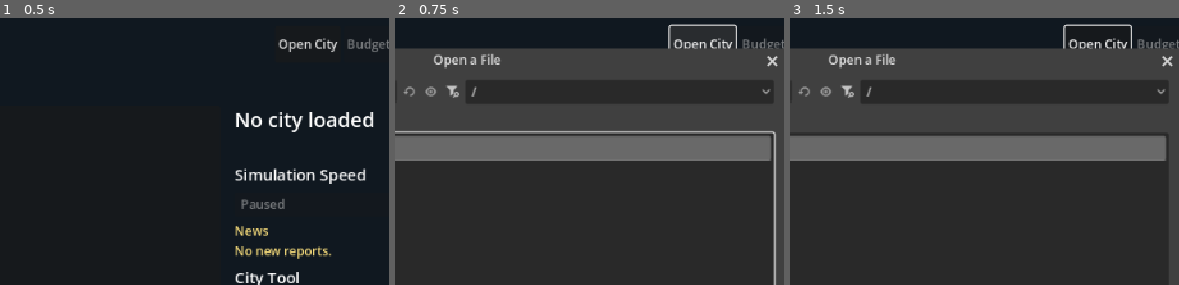
Above: before the commit, frames 1-3 (left to right).
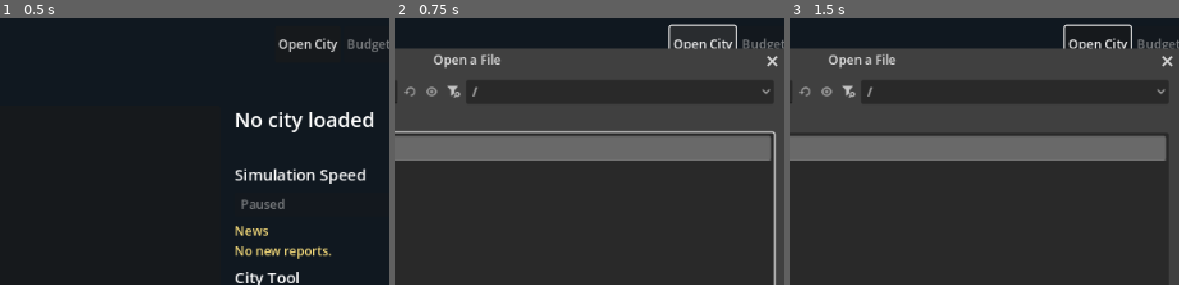
Above: after the commit, the same moments.

Repository: nicholas-ochoa/OpenSC2K
Game: Godot game, scene res://main.tscn
Two runs of this game, one before a commit and one after it. Both use one fixed random seed, a clock stepped at 60 frames per second and the inputs below.
Inputs (mouse positions are % of the whole screen's width and height, from its top left):
- Up to frame 1 (0.5 s): no input
- Up to frame 2 (0.75 s): click "Open City" at 0.5 s
- Up to frame 3 (1.5 s): click (35, 88) at 1.27 s; type "12" at 1.35 s
The pictures show only the part of the screen within x 40-90%, y 0-50%; the shares and areas given below are measured in that part.

Frame 1 is identical in both runs. In frame 2, 0.1% of the frame differs, in the area x 2-22%, y 25-30%; in frame 3, 0.1%.

Commit message:
annual facility stats

Diff:
--- a/game/src/simulation/microsim_annual_phase.gd
+++ b/game/src/simulation/microsim_annual_phase.gd
@@ -3,12 +3,28 @@
 
 const MISC_SIZE := 4800
 const MISC_TILE_COUNTS := 0x01f0
+const MISC_BUDGETS := 0x077c
+const MISC_ARCOLOGY_POPULATION := 0x1020
+const MISC_NORMAL_POPULATION := 0x102c
+const BUDGET_RECORD_SIZE := 0x006c
+const BUDGET_FUNDING := 0x04
+const BUDGET_SCHOOL := 8
+const BUDGET_COLLEGE := 9
+
+const TILE_SMALL_PARK := 0x0d
+const TILE_HYDRO_ONE := 0xc6
+const TILE_HYDRO_TWO := 0xc7
+const TILE_WIND_POWER := 0xc8
+const TILE_CITY_HALL := 0xd0
+const TILE_MUSEUM := 0xd4
+const TILE_BIG_PARK := 0xd5
 const TILE_SUBWAY_STATION := 0xe9
 const TILE_BUS_DEPOT := 0xec
 const TILE_RAIL_STATION := 0xed
-
-
-static func run_transit(
+const TILE_LIBRARY := 0xf5
+
+
+static func run(
 	city: CityState, bus_passengers: int, rail_passengers: int, subway_passengers: int
 ) -> Dictionary:
 	if city == null or not city.is_valid():
@@ -30,12 +46,63 @@
 	var subway_count := _tile_count(misc, TILE_SUBWAY_STATION)
 	var bus_count := _tile_count(misc, TILE_BUS_DEPOT)
 	var rail_count := _tile_count(misc, TILE_RAIL_STATION)
+	var counts := {
+		"hydro": 0,
+		"wind": 0,
+		"city_hall": 0,
+		"museum": 0,
+		"park": 0,
+		"library": 0,
+	}
 	var updated_subway := 0
 	var updated_bus := 0
 	var updated_rail := 0
 	for record_id in range(1, CityState.MICROSIM_COUNT):
 		var offset := record_id * CityState.MICROSIM_RECORD_SIZE
 		match int(microsims[offset]):
+			TILE_HYDRO_ONE, TILE_HYDRO_TWO:
+				var hydro_count := _tile_count(misc, TILE_HYDRO_ONE) + _tile_count(misc, TILE_HYDRO_TWO)
+				_write_u16_be(microsims, offset + 2, hydro_count)
+				_write_u16_be(microsims, offset + 4, hydro_count * 20)
+				counts.hydro += 1
+			TILE_WIND_POWER:
+				var wind_count := _tile_count(misc, TILE_WIND_POWER)
+				_write_u16_be(microsims, offset + 2, wind_count)
+				_write_u16_be(microsims, offset + 4, wind_count * 4)
+				counts.wind += 1
+			TILE_CITY_HALL:
+				_write_u16_be(microsims, offset + 2, _population_cap(misc, 200, 900))
+				counts.city_hall += 1
+			TILE_MUSEUM:
+				var museum_count := _tile_count(misc, TILE_MUSEUM)
+				var college_funding := _budget_funding(misc, BUDGET_COLLEGE)
+				_write_u16_be(
+					microsims,
+					offset + 2,
+					_population_cap(misc, _to_i16(museum_count * college_funding * 4), 20)
+				)
+				_write_u16_be(
+					microsims,
+					offset + 4,
+					_divide_toward_zero(college_funding, 10) * museum_count
+				)
+				counts.museum += 1
+			TILE_BIG_PARK:
+				var old_visitors := _read_u16_be(microsims, offset + 4)
+				var park_visitors := mini(old_visitors * 412, 65000)
+				park_visitors = mini(
+					park_visitors,
+					mini(int(_read_u32(misc, MISC_NORMAL_POPULATION) / 6), 65000)
+				)
+				_write_u16_be(microsims, offset + 2, park_visitors)
+				var park_count := _tile_count(misc, TILE_SMALL_PARK) + _tile_count(misc, TILE_BIG_PARK)
+				_write_u16_be(microsims, offset + 4, park_count)
+				_write_u16_be(
+					microsims,
+					offset + 6,
+					_population_cap(misc, int(park_count / 9), 120)
+				)
+				counts.park += 1
 			TILE_SUBWAY_STATION:
 				_write_u16_be(microsims, offset + 2, subway_count)
 				_write_u16_be(microsims, offset + 6, subway_passengers)
@@ -49,21 +116,77 @@
 				_write_u16_be(microsims, offset + 2, int(rail_count / 4))
 				_write_u16_be(microsims, offset + 6, rail_passengers)
 				updated_rail += 1
+			TILE_LIBRARY:
+				var library_count := _tile_count(misc, TILE_LIBRARY)
+				var school_funding := _budget_funding(misc, BUDGET_SCHOOL)
+				_write_u16_be(
+					microsims,
+					offset + 2,
+					_population_cap(misc, _to_i16(library_count * school_funding * 4), 18)
+				)
+				var books := (
+					_read_u16_be(microsims, offset + 4)
+					+ (school_funding - 50) * library_count
+				)
+				if books > 0 and books < 32000:
+					_write_u16_be(microsims, offset + 4, books)
+				var population := maxi(_read_u32(misc, MISC_NORMAL_POPULATION), 1)
+				var library_score := int(library_count * school_funding * 300 / population)
+				microsims[offset + 1] = mini(library_score, 12) & 0xff
+				counts.library += 1
 	if not microsim_chunk.set_decoded_payload(microsims):
-		return {"ok": false, "error": "cannot store annual transit statistics"}
+		return {"ok": false, "error": "cannot store annual microsimulation statistics"}
 	return {
 		"ok": true,
 		"error": "",
 		"updated_subway_records": updated_subway,
 		"updated_bus_records": updated_bus,
 		"updated_rail_records": updated_rail,
+		"updated_hydro_records": counts.hydro,
+		"updated_wind_records": counts.wind,
+		"updated_city_hall_records": counts.city_hall,
+		"updated_museum_records": counts.museum,
+		"updated_park_records": counts.park,
+		"updated_library_records": counts.library,
 		"passenger_counters_reset": true,
 		"complete": false,
 	}
 
 
+static func run_transit(
+	city: CityState, bus_passengers: int, rail_passengers: int, subway_passengers: int
+) -> Dictionary:
+	return run(city, bus_passengers, rail_passengers, subway_passengers)
+
+
 static func _tile_count(misc: PackedByteArray, tile_id: int) -> int:
-	return _read_u32(misc, MISC_TILE_COUNTS + tile_id * 4) & 0xffff
+	return _to_i16(_read_u32(misc, MISC_TILE_COUNTS + tile_id * 4))
+
+
+static func _budget_funding(misc: PackedByteArray, budget_id: int) -> int:
+	return _read_i32(
+		misc, MISC_BUDGETS + budget_id * BUDGET_RECORD_SIZE + BUDGET_FUNDING
+	)
+
+
+static func _population_cap(misc: PackedByteArray, maximum: int, divisor: int) -> int:
+	if divisor == 0:
+		divisor = 100
+	var arcology_count := 0
+	for tile_id in range(0xfb, 0xff):
+		arcology_count += _tile_count(misc, tile_id)
+	arcology_count = _divide_toward_zero(arcology_count, 16)
+	var arcology_adjustment := 0
+	if arcology_count >= 141:
+		arcology_adjustment = arcology_count * 20000 - 2800000
+	var total_population := (
+		arcology_adjustment
+		+ _read_u32(misc, MISC_ARCOLOGY_POPULATION)
+		+ _read_u32(misc, MISC_NORMAL_POPULATION)
+	)
+	var available := int(total_population / divisor) & 0xffff
+	var signed_maximum := _to_i16(maximum)
+	return signed_maximum if signed_maximum <= available else available
 
 
 static func _read_u32(data: PackedByteArray, offset: int) -> int:
@@ -75,6 +198,26 @@
 	)
 
 
+static func _read_i32(data: PackedByteArray, offset: int) -> int:
+	var value := _read_u32(data, offset)
+	return value - 0x100000000 if value >= 0x80000000 else value
+
+
+static func _read_u16_be(data: PackedByteArray, offset: int) -> int:
+	return (data[offset] << 8) | data[offset + 1]
+
+
+static func _to_i16(value: int) -> int:
+	var wrapped := value & 0xffff
+	return wrapped - 0x10000 if wrapped >= 0x8000 else wrapped
+
+
+static func _divide_toward_zero(value: int, divisor: int) -> int:
+	if value >= 0:
+		return int(value / divisor)
+	return -int(-value / divisor)
+
+
 static func _write_u16_be(data: PackedByteArray, offset: int, value: int) -> void:
 	data[offset] = (value >> 8) & 0xff
 	data[offset + 1] = value & 0xff
--- a/game/src/simulation/simulation_engine.gd
+++ b/game/src/simulation/simulation_engine.gd
@@ -134,7 +134,7 @@
 					return {"ok": false, "error": budget.error}
 				phase_results[action] = budget
 				if budget.settled_year:
-					var annual_microsim := MicrosimAnnualPhase.run_transit(
+					var annual_microsim := MicrosimAnnualPhase.run(
 						city, bus_passengers, rail_passengers, subway_passengers
 					)
 					if not annual_microsim.ok:
--- a/game/tests/test_runner.gd
+++ b/game/tests/test_runner.gd
@@ -1199,18 +1199,48 @@
 	microsims[3 * 8] = 0xe9
 	microsims[3 * 8 + 4] = 0x56
 	microsims[3 * 8 + 5] = 0x78
-	_check(document.find_chunk("XMIC").set_decoded_payload(microsims), "Annual XMIC fixture installs transit records")
+	microsims[4 * 8] = 0xc6
+	microsims[5 * 8] = 0xc8
+	microsims[6 * 8] = 0xd0
+	microsims[7 * 8] = 0xd4
+	microsims[8 * 8] = 0xd5
+	microsims[8 * 8 + 4] = 0x00
+	microsims[8 * 8 + 5] = 0x64
+	microsims[9 * 8] = 0xf5
+	microsims[9 * 8 + 4] = 0x03
+	microsims[9 * 8 + 5] = 0xe8
+	_check(document.find_chunk("XMIC").set_decoded_payload(microsims), "Annual XMIC fixture installs facility records")
 	_check(document.set_misc_u32(0x01f0 + 0xec * 4, 12), "Annual XMIC fixture counts bus tiles")
 	_check(document.set_misc_u32(0x01f0 + 0xed * 4, 20), "Annual XMIC fixture counts rail tiles")
 	_check(document.set_misc_u32(0x01f0 + 0xe9 * 4, 9), "Annual XMIC fixture counts subway tiles")
-	var result := AnnualMicrosims.run_transit(city, 70000, 123, 456)
-	_check(result.ok, "Annual transit statistics complete: %s" % result.error)
+	_check(document.set_misc_u32(0x01f0 + 0xc6 * 4, 3), "Annual XMIC fixture counts first hydro tiles")
+	_check(document.set_misc_u32(0x01f0 + 0xc7 * 4, 4), "Annual XMIC fixture counts second hydro tiles")
+	_check(document.set_misc_u32(0x01f0 + 0xc8 * 4, 5), "Annual XMIC fixture counts wind tiles")
+	_check(document.set_misc_u32(0x01f0 + 0xd4 * 4, 4), "Annual XMIC fixture counts museum tiles")
+	_check(document.set_misc_u32(0x01f0 + 0x0d * 4, 18), "Annual XMIC fixture counts small park tiles")
+	_check(document.set_misc_u32(0x01f0 + 0xd5 * 4, 9), "Annual XMIC fixture counts big park tiles")
+	_check(document.set_misc_u32(0x01f0 + 0xf5 * 4, 2), "Annual XMIC fixture counts library tiles")
+	_check(document.set_misc_u32(0x1020, 10000), "Annual XMIC fixture sets arcology population")
+	_check(document.set_misc_u32(0x102c, 90000), "Annual XMIC fixture sets normal population")
+	_check(document.set_misc_u32(0x077c + 8 * 0x006c + 4, 75), "Annual XMIC fixture sets school funding")
+	_check(document.set_misc_u32(0x077c + 9 * 0x006c + 4, 80), "Annual XMIC fixture sets college funding")
+	var result := AnnualMicrosims.run(city, 70000, 123, 456)
+	_check(result.ok, "Annual microsimulation statistics complete: %s" % result.error)
 	_check(
 		result.updated_bus_records == 1
 		and result.updated_rail_records == 1
 		and result.updated_subway_records == 1,
 		"Annual transit statistics report all updated records",
 	)
+	_check(
+		result.updated_hydro_records == 1
+		and result.updated_wind_records == 1
+		and result.updated_city_hall_records == 1
+		and result.updated_museum_records == 1
+		and result.updated_park_records == 1
+		and result.updated_library_records == 1,
+		"Annual facility statistics report all deterministic records",
+	)
 	var bus := city.microsim(1)
 	_check(
 		bus.stat_1 == 3 and bus.stat_2 == 12 and bus.stat_3 == (70000 & 0xffff),
@@ -1226,9 +1256,26 @@
 		subway.stat_1 == 9 and subway.stat_2 == 0x5678 and subway.stat_3 == 456,
 		"Annual subway statistics preserve statistic two",
 	)
+	var hydro := city.microsim(4)
+	_check(hydro.stat_1 == 7 and hydro.stat_2 == 140, "Annual hydro statistics store capacity")
+	var wind := city.microsim(5)
+	_check(wind.stat_1 == 5 and wind.stat_2 == 20, "Annual wind statistics store capacity")
+	_check(city.microsim(6).stat_1 == 111, "Annual city hall statistics apply the population cap")
+	var museum := city.microsim(7)
+	_check(museum.stat_1 == 1280 and museum.stat_2 == 32, "Annual museum statistics use college funding")
+	var park := city.microsim(8)
+	_check(
+		park.stat_1 == 15000 and park.stat_2 == 27 and park.stat_3 == 3,
+		"Annual big park statistics store capped visitors and park counts",
+	)
+	var library := city.microsim(9)
+	_check(
+		library.stat_0 == 0 and library.stat_1 == 600 and library.stat_2 == 1050,
+		"Annual library statistics use school funding and population",
+	)
 	var before_invalid: PackedByteArray = document.find_chunk("XMIC").decoded_payload.duplicate()
-	var invalid := AnnualMicrosims.run_transit(city, -1, 0, 0)
-	_check(not invalid.ok, "Annual transit statistics reject a negative passenger count")
+	var invalid := AnnualMicrosims.run(city, -1, 0, 0)
+	_check(not invalid.ok, "Annual microsimulation statistics reject a negative passenger count")
 	_check(
 		document.find_chunk("XMIC").decoded_payload == before_invalid,
 		"A rejected annual transit update preserves XMIC",
